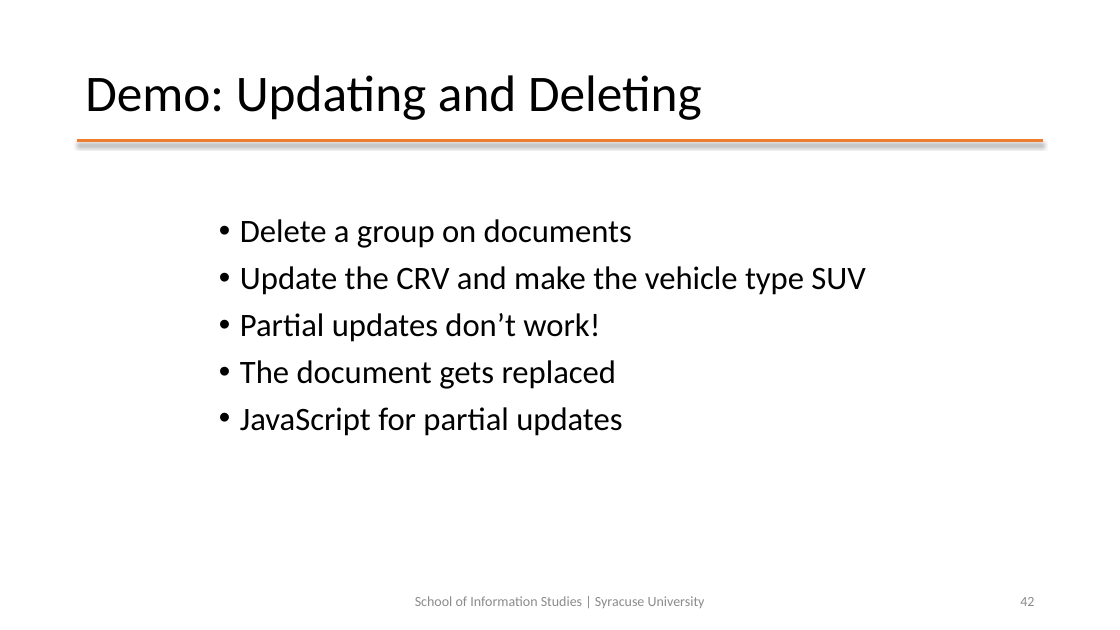
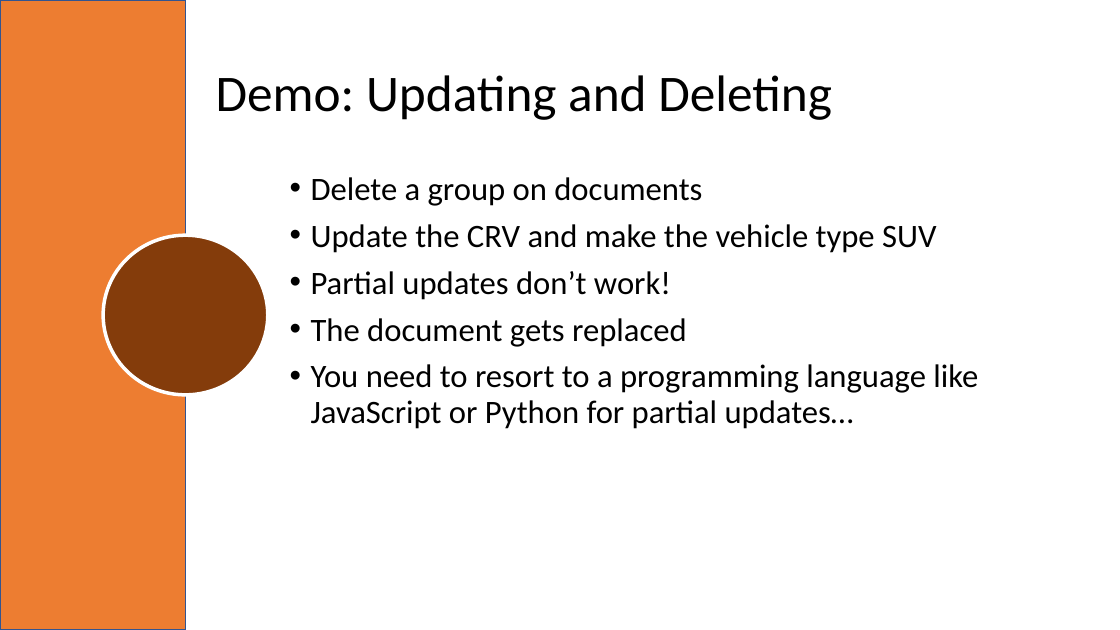
Before and after one commit to mafudge/ist769-old, a slide deck: slide 37 of content/F-Document/F-Document.pptx (slide 42 before the commit). Drawn at 1120x630 pixels with LibreOffice and Linux fonts; fonts in the diff are those of the drawing; background and template pictures are left out. Boxes give left, top, right and bottom in pixels: in the first picture for what was removed or moved away, otherwise in the second. Text is boxed around its words. In the diff, an @@ line names an element or a change of style, - is before the commit and + after.

```diff
--- a/content/F-Document/F-Document.pptx
+++ b/content/F-Document/F-Document.pptx
@@ rectangle added at (0, 0, 186, 630), fill #ED7D31, outline #325491 1 pt @@
@@ title "Demo: Updating and Deleting": place and size @@
-title "Demo: Updating and Deleting" at (85, 75, 702, 120)
+title "Demo: Updating and Deleting" at (216, 75, 832, 120)
@@ line removed from (77, 140) to (1044, 140) @@
@@ text "Delete a group on documents": place and size @@
-text "Delete a group on documents" at (240, 219, 865, 436)
+text "Delete a group on documents" at (311, 177, 978, 429)
@@ ellipse added at (103, 235, 268, 395), fill #843C0B, outline #FFFFFF 3 pt @@
@@ text at (311, 364, 978, 429): text changed @@
-• JavaScript for partial updates
+• You need to resort to a programming language like JavaScript or Python for partial updates…
@@ text removed at (415, 596, 705, 608) @@
-School of Information Studies | Syracuse University
@@ page number removed at (1020, 597, 1034, 606) @@
-42
```
Also in this commit, not shown: 14 other slides changed, 11 slides added, 58 slides removed, 7 other files.
